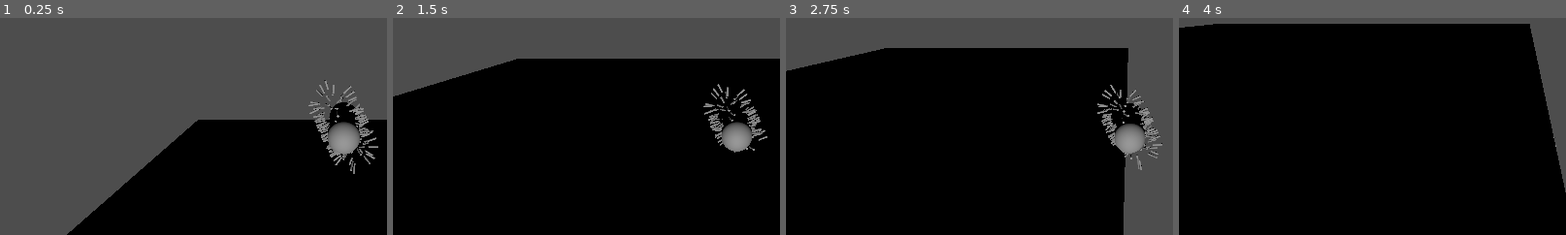
Above: before the commit, frames 1-4 (left to right).
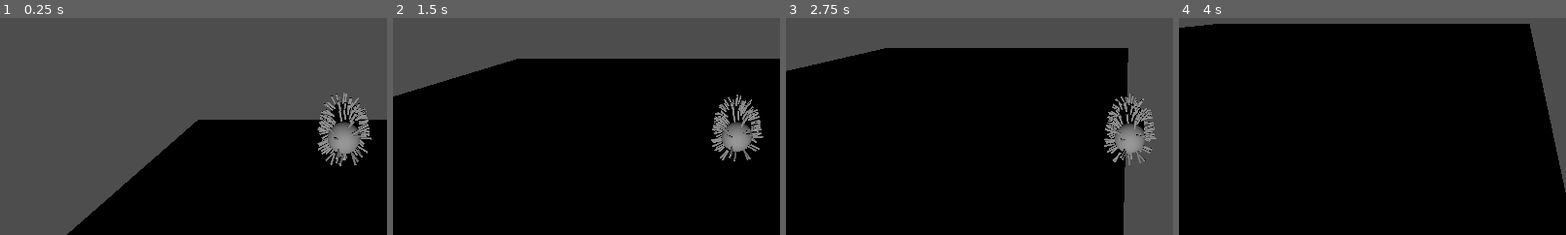
Above: after the commit, the same moments.

Repository: NR5P/bio-mission
Game: Godot game, scene res://main.tscn
Two runs of this game, one before a commit and one after it. Both use one fixed random seed, a clock stepped at 60 frames per second and the inputs below.
Inputs:
- Up to frame 1 (0.25 s): no input
- Up to frame 2 (1.5 s): hold D 0.53-1.28 s; hold Shift 0.53-1.28 s; tap Space at 0.77 s; hold S from 1.28 s (still down); tap Shift at 1.35 s
- Up to frame 3 (2.75 s): tap Space at 1.52 s; release S at 2.03 s; hold D from 2.03 s (still down); hold Shift from 2.03 s (still down)
- Up to frame 4 (4 s): release D at 2.78 s; release Shift at 2.78 s; hold W 2.78-3.53 s; tap Shift at 2.85 s; tap Space at 3.02, 3.77 s; hold A from 3.53 s (still down); hold Shift from 3.53 s (still down)
The pictures show only the part of the screen within x 6-56%, y 40-90%; the shares and areas given below are measured in that part.

The runs differ from the first frame. In frame 1, 2.0% of the frame differs, in the area x 79-98%, y 28-72%; in frame 2, 1.6%; in frame 3, 1.7%; in frame 4, less than 0.1%.

Commit message:
hairs around the bacteria now

Diff:
--- a/hairs.gd
+++ b/hairs.gd
@@ -1,13 +1,12 @@
 extends Node3D
 
 @export var hair_count := 140
-
 @export var hair_length := 0.30
 @export var hair_thickness := 0.03
 
-# Capsule body shape aligned along local Z (rod pointing forward/back)
+# Capsule body shape aligned along local Y (CapsuleMesh default)
 @export var body_radius := 0.45
-@export var body_half_length := 0.75  # half the straight middle section length (along Z)
+@export var body_half_length := 0.75  # half the straight middle section length (along Y)
 
 @export var sway_speed := 4.0
 @export var sway_amount_deg := 15.0
@@ -25,15 +24,11 @@
 func _process(delta: float) -> void:
 	t += delta * sway_speed
 	for i in pivots.size():
-		var p := pivots[i]
 		var ang := sin(t + phases[i]) * deg_to_rad(sway_amount_deg)
 		var wiggle := Basis(sway_axes_local[i], ang)
-
-		# Keep the "point outward" orientation, add a small wiggle on top
-		p.basis = base_basis[i] * wiggle
+		pivots[i].basis = base_basis[i] * wiggle
 
 func _build_hairs() -> void:
-	# Clear existing children
 	for c in get_children():
 		c.queue_free()
 
@@ -49,26 +44,25 @@
 		var pivot := Node3D.new()
 		add_child(pivot)
 
-		# ---- Sample a point on a capsule surface aligned along local Z ----
 		var pos: Vector3
 		var normal: Vector3
 
-		# More hairs on the side (cylinder) than the end caps
+		# More hairs on the cylinder than the caps
 		var use_cylinder := rng.randf() < 0.70
 
 		if use_cylinder:
-			# Cylinder section: z in [-body_half_length, +body_half_length]
+			# Cylinder: y in [-half_length, +half_length]
 			var a := rng.randf_range(0.0, TAU)
-			var z := rng.randf_range(-body_half_length, body_half_length)
+			var y := rng.randf_range(-body_half_length, body_half_length)
 
-			pos = Vector3(cos(a) * body_radius, sin(a) * body_radius, z)
-			normal = Vector3(cos(a), sin(a), 0.0).normalized()
+			pos = Vector3(cos(a) * body_radius, y, sin(a) * body_radius)
+			normal = Vector3(cos(a), 0.0, sin(a)).normalized()
 		else:
-			# Caps: choose which end
+			# Caps on ±Y
 			var cap_sign := -1.0 if rng.randf() < 0.5 else 1.0
-			var cap_center := Vector3(0.0, 0.0, cap_sign * body_half_length)
+			var cap_center := Vector3(0.0, cap_sign * body_half_length, 0.0)
 
-			# Random direction on a sphere, then force to correct hemisphere
+			# Random direction on sphere, force to correct hemisphere (±Y)
 			var u := rng.randf()
 			var v := rng.randf()
 			var theta := TAU * u
@@ -80,16 +74,15 @@
 				sin(phi) * sin(theta)
 			).normalized()
 
-			# Force direction to match cap hemisphere
-			if sign(d.z) != cap_sign:
-				d.z *= -1.0
+			if sign(d.y) != cap_sign:
+				d.y *= -1.0
 
 			pos = cap_center + d * body_radius
 			normal = (pos - cap_center).normalized()
 
 		pivot.position = pos
 
-		# ---- Orient pivot so local +Y points outward along normal ----
+		# Orient pivot so local +Y points outward along normal
 		var y_axis := normal
 		var x_axis := Vector3.UP.cross(y_axis)
 		if x_axis.length() < 0.01:
@@ -103,7 +96,7 @@
 		pivots.append(pivot)
 		base_basis.append(b)
 
-		# ---- Hair mesh (Cylinder height is along local Y) ----
+		# Hair mesh (Cylinder height is along local Y)
 		var hair := MeshInstance3D.new()
 		var cyl := CylinderMesh.new()
 		cyl.top_radius = hair_thickness
@@ -111,13 +104,11 @@
 		cyl.height = hair_length
 		hair.mesh = cyl
 
-		# Move cylinder so it starts at the surface and extends outward
+		# Extend outward from surface
 		hair.position = Vector3(0.0, hair_length * 0.5, 0.0)
 		pivot.add_child(hair)
 
-		# ---- Wiggle axis (local X/Z plane, perpendicular to hair's +Y) ----
+		# Wiggle axis perpendicular to local +Y (mix of local X/Z)
 		var r := rng.randf_range(0.0, TAU)
-		var axis_local := (Vector3.RIGHT * cos(r) + Vector3.FORWARD * sin(r)).normalized()
-		sway_axes_local.append(axis_local)
-
+		sway_axes_local.append((Vector3.RIGHT * cos(r) + Vector3.FORWARD * sin(r)).normalized())
 		phases.append(rng.randf_range(0.0, TAU))
